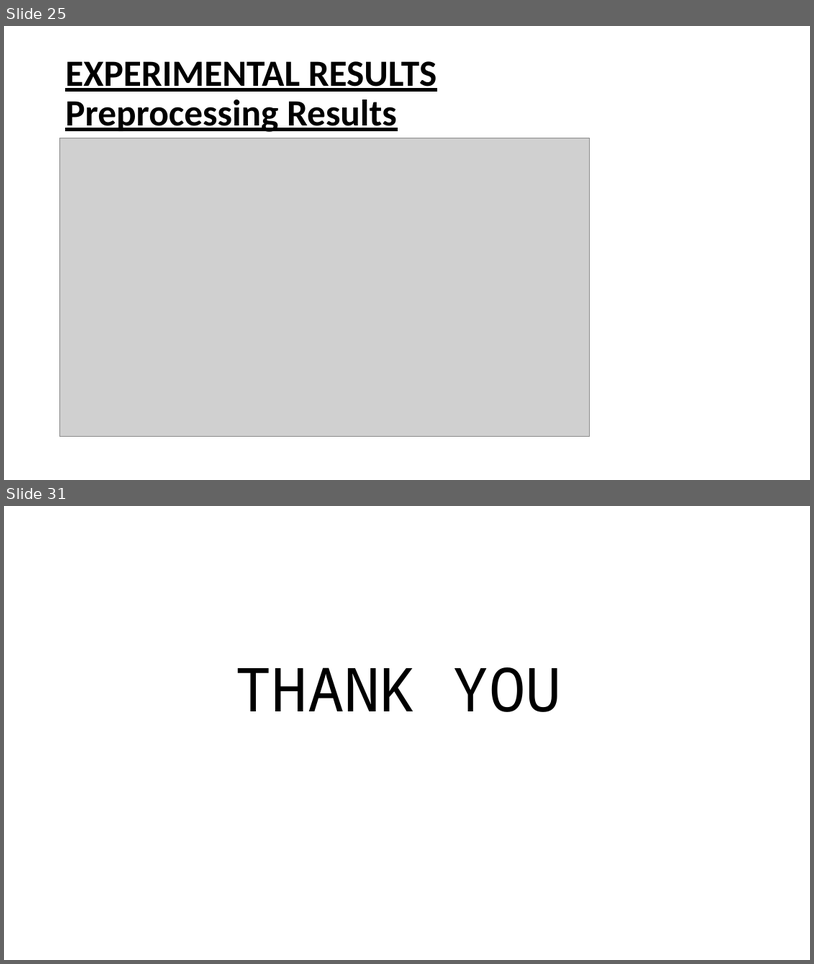
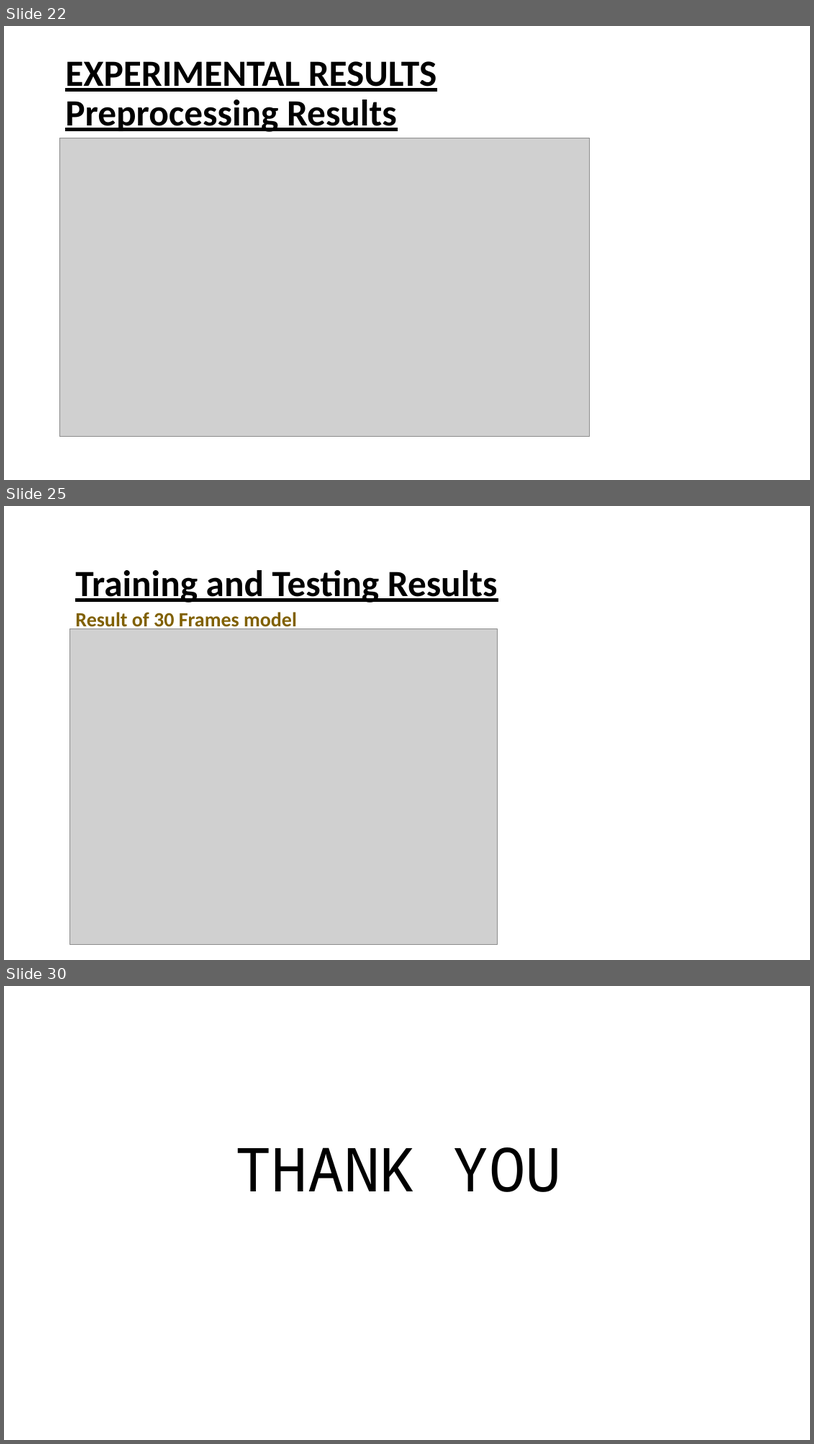
Before and after one commit to gurukms07/deepfakedetection, a slide deck: Second_Review/DEEPFAKE DETECTION2.pptx. Shown one above the other, each under a label of ours: slides 25 and 31 before the commit, slides 22, 25 and 30 after it; the slides between them are not shown. The pictures are 814x964 and 814x1444 pixels, drawn with LibreOffice and Linux fonts; fonts in the diff are those of the drawing; grey boxes stand for pictures. Boxes give left, top, right and bottom in pixels: in the first picture for what was removed or moved away, otherwise in the second. Text is boxed around its words. In the diff, an @@ line names an element or a change of style, - is before the commit and + after.

```diff
--- a/Second_Review/DEEPFAKE DETECTION2.pptx
+++ b/Second_Review/DEEPFAKE DETECTION2.pptx
@@ slide 25 added at [4, 506, 810, 960], background #FFFFFF @@
@@ text added at [75, 570, 498, 602], 44 pt, text #000000, bold, underline @@
+Training and Testing Results
@@ title added at [75, 612, 297, 631], 24 pt, text #806000, bold @@
+Result of 30 Frames model
@@ picture added at [70, 629, 497, 944] @@
@@ what was slide 25 is now slide 22 @@
@@ what was slide 31 is now slide 30 @@
```
Also in this commit, not shown: 8 slides changed, 1 other slide added, 3 slides removed.
